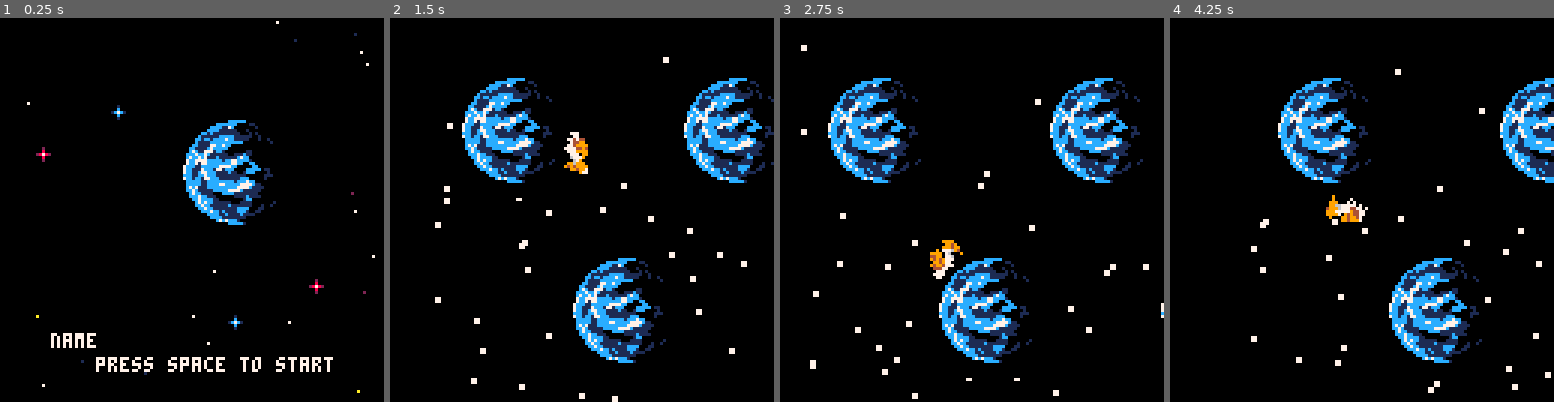
Above: before the commit, frames 1-4 (left to right).
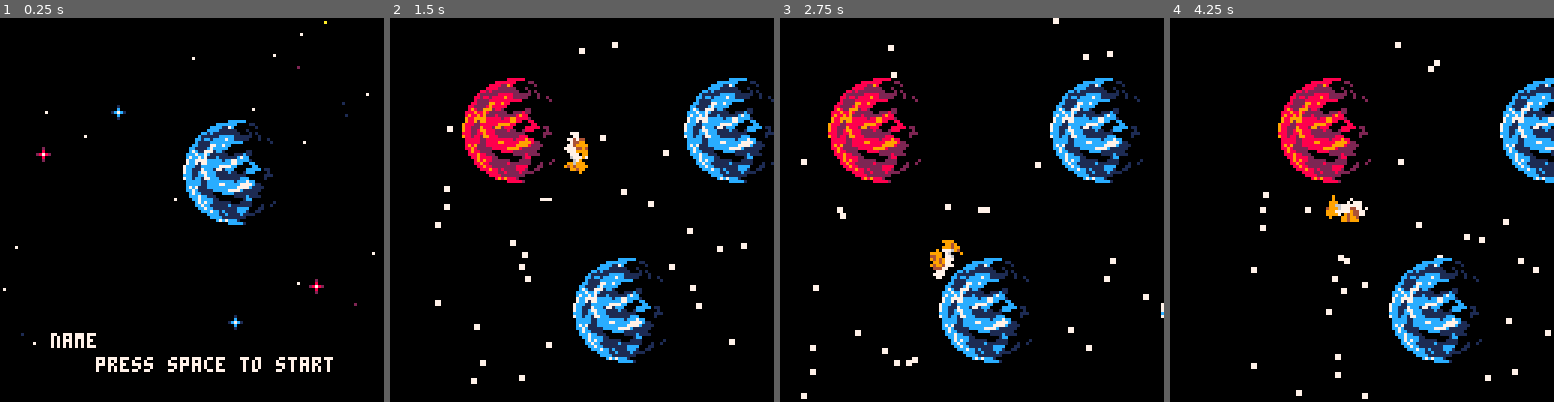
Above: after the commit, the same moments.

Repository: woofers/discord-jam-2
Game: PICO-8 cartridge discord-jam-2.p8
Same seed, same stepped clock (60 frames per second), same inputs: the game is played once before the commit and once after it.
Inputs:
- Up to frame 1 (0.25 s): no input
- Up to frame 2 (1.5 s): tap X (X key) at 0.33, 1.07 s; tap O (Z key) at 0.7 s
- Up to frame 3 (2.75 s): hold Right 1.6-2.1 s; tap O (Z key) at 1.7, 2.1, 2.5 s; tap X (X key) at 1.85 s; hold Up 2.15-2.42 s; hold Right from 2.47 s (still down)
- Up to frame 4 (4.25 s): tap O (Z key) every 0.4 s from 2.9 to 4.1 s; tap X (X key) at 2.97, 4.08 s; release Right at 3.03 s; hold Left 3.08-3.58 s; hold Down 3.63-3.97 s; hold Right from 4.02 s (still down)

The runs differ from the first frame. In frame 1, 0.2% of the frame differs, in the area x 0-98%, y 0-98%; in frame 2, 4.9%; in frame 3, 4.9%; in frame 4, 5.1%, in the area x 21-100%, y 6-100%.

Commit message:
Use red planet pallet swap

Diff:
--- a/discord-jam-2.p8
+++ b/discord-jam-2.p8
@@ -42,10 +42,6 @@
    palt(0, false)
    palt(11, true)
    palt(14, true)
-
-   --pal(1, 2)
-   --pal(7, 9)
-   --pal(12, 8)
 end
 
 function reset_pallet()
@@ -359,13 +355,24 @@
       self.y = 80
    end
    self.x = planet_offset + next_planet * (i - 1)
+   self.color = (random(0, 2) == 1)
 end
 
 function planet:update(dt)
 end
 
 function planet:render(dt)
+   if self.color then
+      red_pallet()
+   end
    draw_planet(self.x, self.y)
+   reset_pallet()
+end
+
+function red_pallet()
+   pal(1, 2)
+   pal(7, 9)
+   pal(12, 8)
 end
 
 local player = {}
